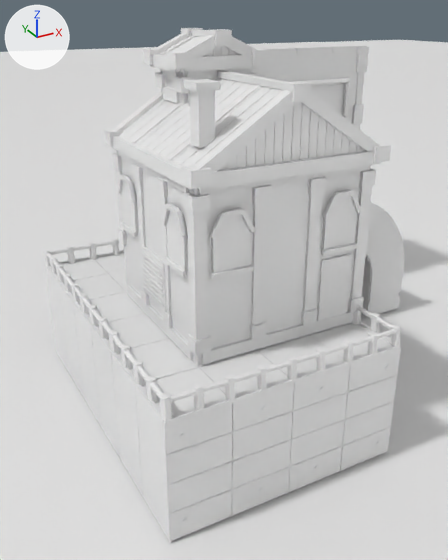
Renders of the Blender file src/DeepFrontier/Art/Source/ReinforcedHydroTurbine-ReferenceStudy.blend from each side of a commit.
Rendered twice from a camera (50 mm lens) standing at (-10.45, -16.04, 6.82) and looking at (-4.64, -5.47, 1.54). Arrows for +X, +Y and +Z are at upper left; the lights stay in place. The first picture is the older version. Materials are left out; every surface is plain grey.

Names of what the first picture shows: 'Plane', 'ReinforcedHydroTurbine.Architecture' and 47 more.
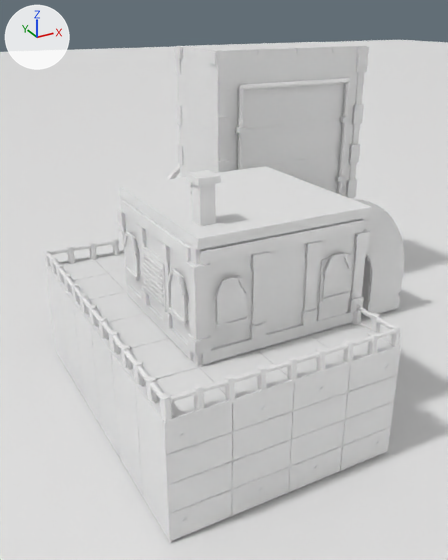
Where the change shows, as pixel boxes [x1, y1, x2, y2] in the pictures (448 x 560 px; the box of a moved part takes in the faces that stretch with it):
'ReinforcedHydroTurbine.Architecture', reshaped: before [45, 28, 404, 542]; after [45, 42, 404, 542]
part 1 of me_reinforcedhydroturbine_architecture, added: after [119, 167, 371, 250]
part 2 of me_reinforcedhydroturbine_architecture, added: after [197, 207, 372, 243]
part 3 of me_reinforcedhydroturbine_architecture, added: after [192, 183, 216, 226]
part 4 of me_reinforcedhydroturbine_architecture, deleted: before [104, 28, 391, 280]
part 5 of me_reinforcedhydroturbine_architecture, moved or reshaped: before [112, 151, 376, 340]; after [116, 170, 370, 340]

Patch to the scene script:
```diff
--- a/src/DeepFrontier/Art/Source/ReinforcedHydroTurbine-ReferenceStudy.blend.py
+++ b/src/DeepFrontier/Art/Source/ReinforcedHydroTurbine-ReferenceStudy.blend.py
@@ me_reinforcedhydroturbine_architecture @@
 # used by ob_reinforcedhydroturbine_architecture; location = (0.0, 0.0, 0.0)
-me_reinforcedhydroturbine_architecture.from_pydata(...)  # 9034 vertices, 5198 faces; spans x -8.0..0.05, y -10.01..0.05, z 0.0..6.51
+me_reinforcedhydroturbine_architecture.from_pydata(...)  # 7411 vertices, 4079 faces; spans x -8.0..0.05, y -10.01..0.05, z 0.0..6.0
+# me_reinforcedhydroturbine_architecture part 1: a new loose piece, a box spanning x -6.99..-3.99, y -9.01..-5.99, z 3.84..4.0
+# me_reinforcedhydroturbine_architecture part 2: a new loose piece, a box spanning x -6.995..-3.99, y -9.03..-9.01, z 3.94..4.0
+# me_reinforcedhydroturbine_architecture part 3: a new loose piece, a box spanning x -6.73..-6.49, y -8.58..-8.32, z 4.0..4.6
+# me_reinforcedhydroturbine_architecture part 4: 255 loose pieces with 1794 vertices, spanning x -7.14..-3.85, y -9.15..-5.78, z 3.38..6.51, are deleted
+# me_reinforcedhydroturbine_architecture part 5: 693 vertices moved from x -7.11..-3.96, y -9.07..-5.93, z 3.35..5.81 to x -7.09..-3.96, y -9.05..-5.78, z 2.57..4.7; 125 vertices removed from x -7.11..-4.14, y -9.07..-5.84, z 3.25..5.81; 264 vertices added at x -7.09..-4.22, y -9.05..-4.91, z 2.57..4.6
+# other edits to the shape of me_reinforcedhydroturbine_architecture do not show in these pictures
```
